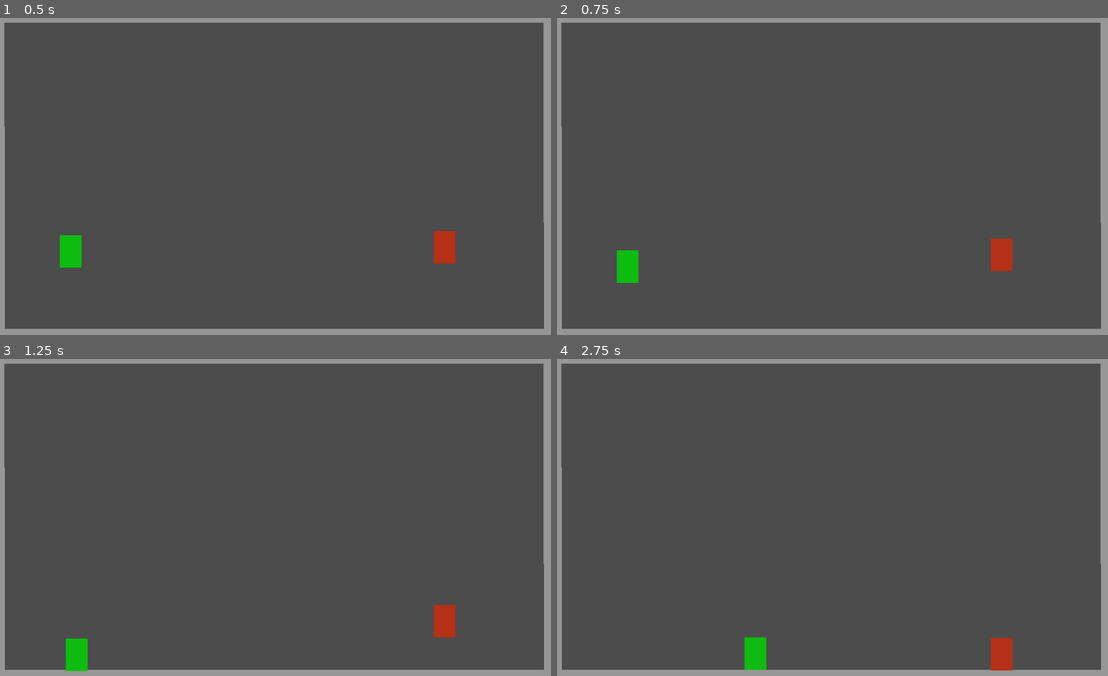
Above: before the commit, frames 1-4 (two rows, left to right).
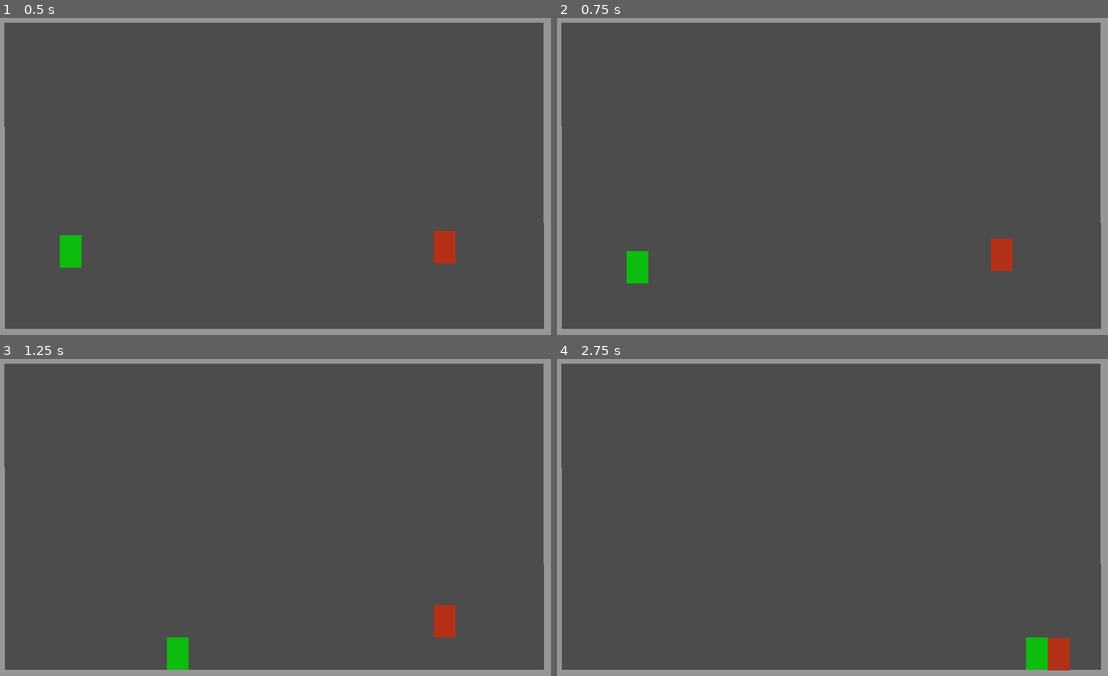
Above: after the commit, the same moments.

Repository: deengames/abu-hamid-x
Game: Godot game, scene res://prototype/Main.tscn
Two runs of this game, one before a commit and one after it. Both use one fixed random seed, a clock stepped at 60 frames per second and the inputs below.
Inputs (mouse positions are in pixels of both pictures, inside the frame that each line leads up to):
- Up to frame 1 (0.5 s): no input
- Up to frame 2 (0.75 s): move the mouse to (953, 160) at 0.52 s; hold D (move_right) from 0.53 s (still down); tap E at 0.6 s; click (953, 160) at 0.67 s
- Up to frame 3 (1.25 s): keep holding D (move_right)
- Up to frame 4 (2.75 s): move the mouse to (716, 533) at 1.27 s; release D (move_right) at 1.28 s; hold S (move_down) 1.28-2.03 s; tap E at 1.35, 2.1 s; move the mouse to (887, 447) at 2.02 s; hold D (move_right) from 2.03 s (still down)

Frame 1 is identical in both runs. In frame 2, 0.4% of the frame differs, in the area x 10-17%, y 73-84%; in frame 3, 0.8%; in frame 4, 1.6%, in the area x 33-94%, y 87-99%.

Commit message:
Somewhat jetpacky movement

Diff:
--- a/prototype/Player.gd
+++ b/prototype/Player.gd
@@ -1,6 +1,7 @@
 extends RigidBody2D
 
-export (int) var movement_speed = 200
+export (int) var max_movement_speed = 400
+export (int) var acceleration = 1000
 
 func _ready():
 	# Called every time the node is added to the scene.
@@ -9,13 +10,16 @@
 
 
 func _integrate_forces(state):
-	if Input.is_action_pressed('move_up'):
-		add_force(Vector2(0, 0), Vector2(0, -movement_speed * state.step))
-	if Input.is_action_pressed('move_left'):
-		add_force(Vector2(0, 0), Vector2(-movement_speed * state.step, 0))
-	if Input.is_action_pressed('move_down'):
-		add_force(Vector2(0, 0), Vector2(0, movement_speed * state.step))
-	if Input.is_action_pressed('move_right'):
-		add_force(Vector2(0, 0), Vector2(movement_speed * state.step, 0))
+	var velocity = state.get_linear_velocity()
 
-	state.integrate_forces()
+	if Input.is_action_pressed('move_up') and velocity.y > -max_movement_speed:
+		velocity.y -= acceleration * state.step
+	if Input.is_action_pressed('move_left') and velocity.x > -max_movement_speed:
+		velocity.x -= acceleration * state.step
+	if Input.is_action_pressed('move_down') and velocity.y < max_movement_speed:
+		velocity.y += acceleration * state.step
+	if Input.is_action_pressed('move_right') and velocity.x < max_movement_speed:
+		velocity.x += acceleration * state.step
+
+	velocity += state.get_total_gravity() * state.step
+	state.set_linear_velocity(velocity)
--- a/prototype/Player.tscn
+++ b/prototype/Player.tscn
@@ -28,7 +28,8 @@
 angular_velocity = 0.0
 angular_damp = -1.0
 script = ExtResource( 1 )
-movement_speed = 200
+max_movement_speed = 400
+acceleration = 1000
 
 [node name="CollisionShape2D" type="CollisionShape2D" parent="." index="0"]
 
